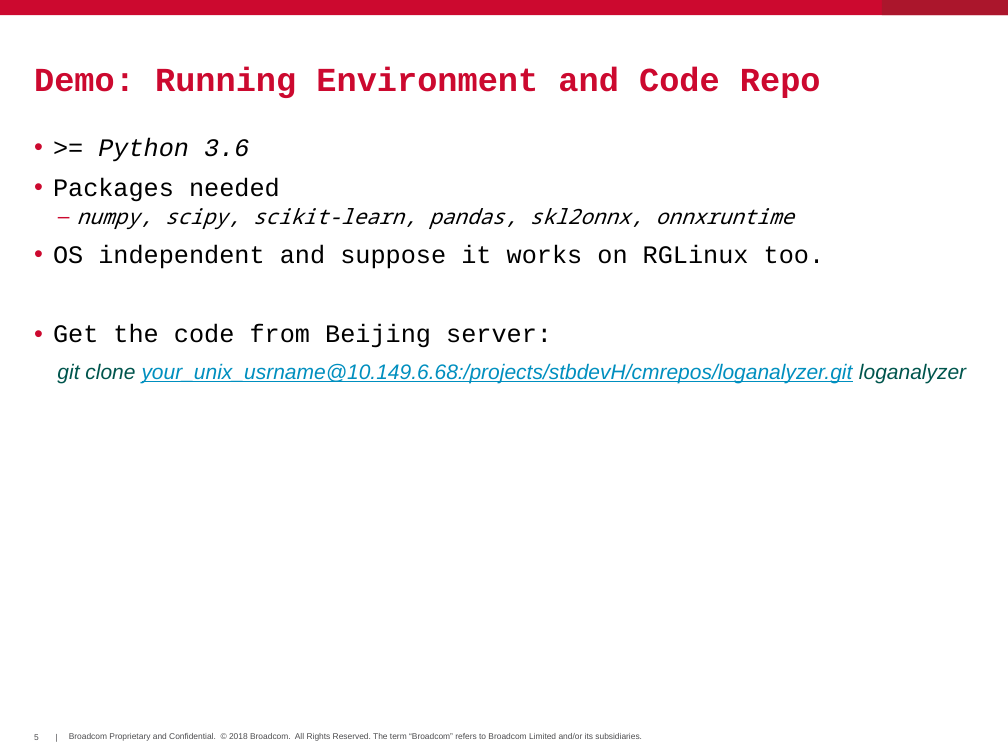
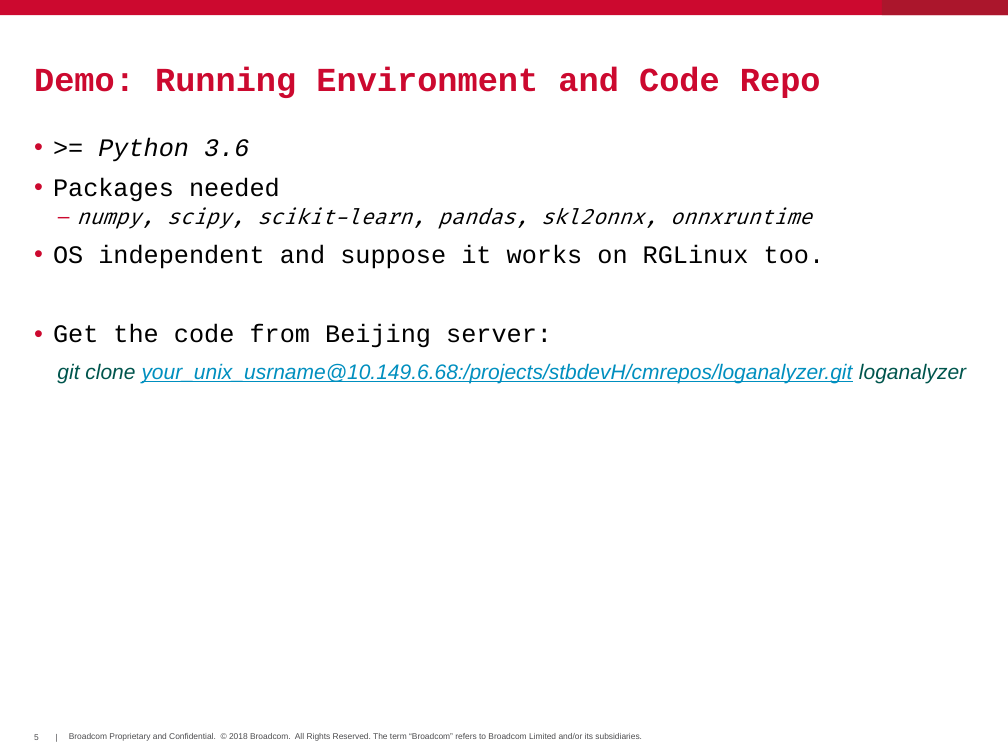
Before and after one commit to hayhan/loganalyzer, a slide deck: slide 5 of papers/LogAnalyzerIntro.pptx. Drawn at 1008x756 pixels with LibreOffice and Linux fonts; fonts in the diff are those of the drawing; background and template pictures are left out. Boxes give left, top, right and bottom in pixels: in the first picture for what was removed or moved away, otherwise in the second. Text is boxed around its words. In the diff, an @@ line names an element or a change of style, - is before the commit and + after.

```diff
--- a/papers/LogAnalyzerIntro.pptx
+++ b/papers/LogAnalyzerIntro.pptx
@@ text at (x1=77, y1=207, x2=812, y2=229): font Noto Sans Mono to Fira Code in "numpy, scipy, scikit-learn, pandas, skl2onnx, onnxruntime" @@
```
Also in this commit, not shown: 7 other slides changed, 3 slides added.
